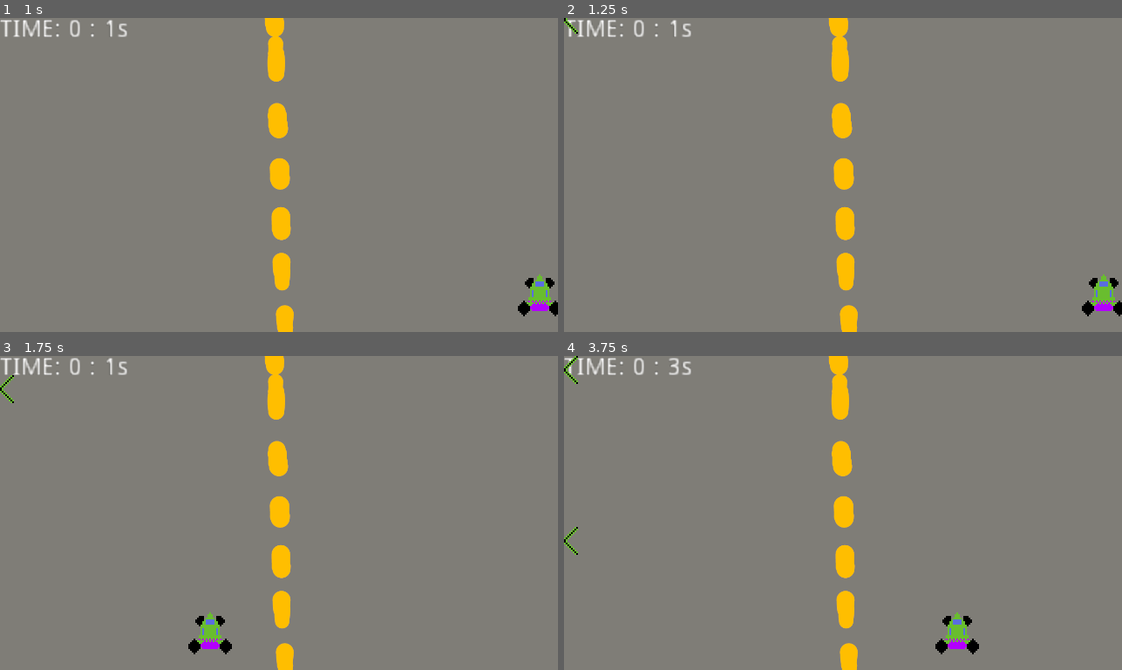
Above: before the commit, frames 1-4 (two rows, left to right).
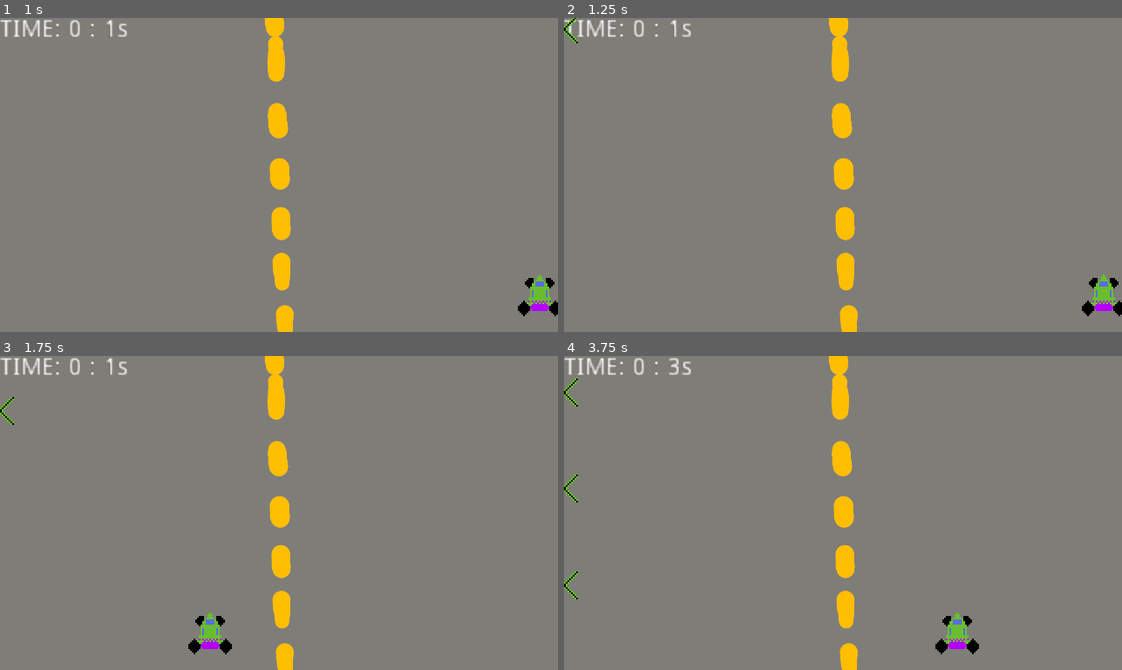
Above: after the commit, the same moments.

Repository: SzymanskiFilip/Racing2D-Godot
Game: Godot game, scene res://Scenes/GameScene.tscn
Two runs of this game, one before a commit and one after it. Both use one fixed random seed, a clock stepped at 60 frames per second and the inputs below.
Inputs:
- Up to frame 1 (1 s): tap Enter at 0.5 s; hold Right (ui_right) from 0.53 s (still down)
- Up to frame 2 (1.25 s): keep holding Right (ui_right)
- Up to frame 3 (1.75 s): release Right (ui_right) at 1.28 s; hold Left (ui_left) from 1.28 s (still down)
- Up to frame 4 (3.75 s): release Left (ui_left) at 2.03 s; hold Right (ui_right) 2.03-3.53 s; hold Left (ui_left) from 3.53 s (still down)

Frame 1 is identical in both runs. In frame 2, 0.1% of the frame differs, in the area x 0-3%, y 0-9%; in frame 3, 0.1%; in frame 4, 0.4%, in the area x 0-3%, y 0-78%.

Commit message:
changed RigidBody2D to Area2D

Diff:
--- a/Scenes/Obstacle.tscn
+++ b/Scenes/Obstacle.tscn
@@ -1,12 +1,12 @@
 [gd_scene load_steps=4 format=2]
 
 [ext_resource path="res://Textures/obstacle.png" type="Texture" id=1]
-[ext_resource path="res://Scripts/Obstacle.gd" type="Script" id=2]
+[ext_resource path="res://Scenes/Obstacle.gd" type="Script" id=2]
 
 [sub_resource type="RectangleShape2D" id=1]
 extents = Vector2( 8, 8 )
 
-[node name="Obstacle" type="RigidBody2D"]
+[node name="Obstacle" type="Area2D"]
 script = ExtResource( 2 )
 
 [node name="Sprite" type="Sprite" parent="."]
@@ -14,3 +14,9 @@
 
 [node name="CollisionShape2D" type="CollisionShape2D" parent="."]
 shape = SubResource( 1 )
+
+[node name="VisibilityNotifier2D" type="VisibilityNotifier2D" parent="."]
+position = Vector2( 0, 4.17233e-07 )
+scale = Vector2( 0.8, 0.8 )
+
+[connection signal="screen_exited" from="VisibilityNotifier2D" to="." method="_on_VisibilityNotifier2D_screen_exited"]
